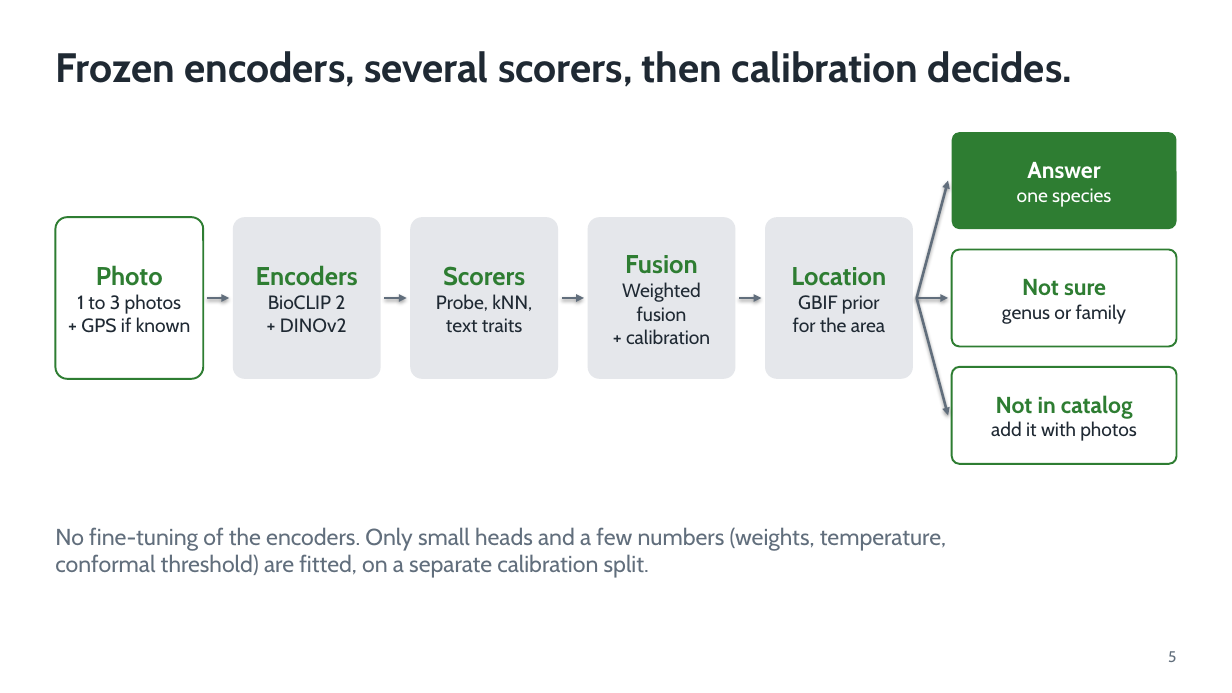
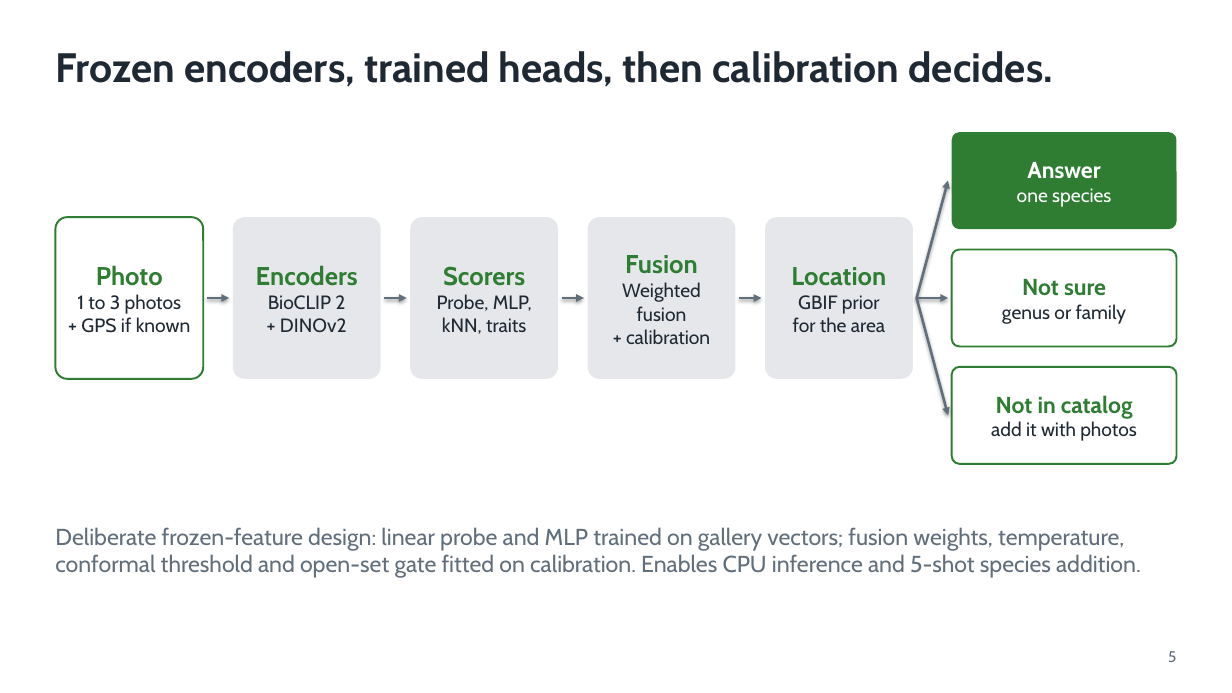
Before and after one commit to shadowBit01/Plant-Classifier-model, a slide deck: slide 5 of pitch/VanaLens.pptx. Drawn at 1232x693 pixels with LibreOffice and Linux fonts; fonts in the diff are those of the drawing. Boxes give left, top, right and bottom in pixels: in the first picture for what was removed or moved away, otherwise in the second. Text is boxed around its words. In the diff, an @@ line names an element or a change of style, - is before the commit and + after.

```diff
--- a/pitch/VanaLens.pptx
+++ b/pitch/VanaLens.pptx
@@ text at (x1=55, y1=51, x2=1053, y2=87): text changed @@
-Frozen encoders, several scorers, then calibration decides.
+Frozen encoders, trained heads, then calibration decides.
@@ text in rounded rectangle at (x1=437, y1=294, x2=532, y2=334): text changed @@
-Probe, kNN,
-text traits
+Probe, MLP,
+kNN, traits
@@ text at (x1=55, y1=527, x2=1141, y2=578): text changed @@
-No fine-tuning of the encoders. Only small heads and a few numbers (weights, temperature,
-conformal threshold) are fitted, on a separate calibration split.
+Deliberate frozen-feature design: linear probe and MLP trained on gallery vectors; fusion weights, temperature, conformal threshold and open-set gate fitted on calibration. Enables CPU inference and 5-shot species addition.
```
Also in this commit, not shown: 8 other slides changed, 17 other files.
